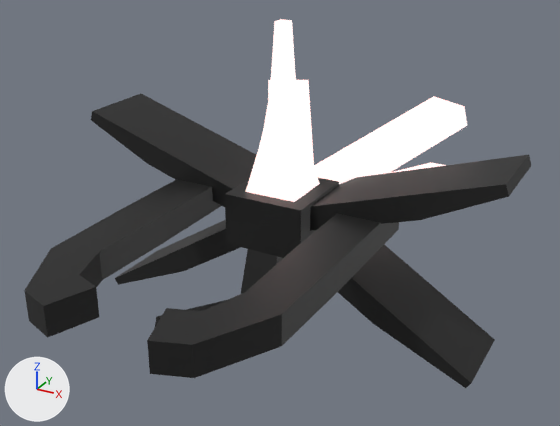
Renders of the FBX model Assets/Models/Enemy_Bishop.fbx from each side of a commit.
Rendered twice from a 50 mm camera at (8.21, -15.07, 7.86) aimed at (0.3, -0.69, 0.67). The axes (+X, +Y, +Z) are drawn at lower left. The lights are the same throughout. Where no turn or scale is listed for an object, it has been applied to the vertices.
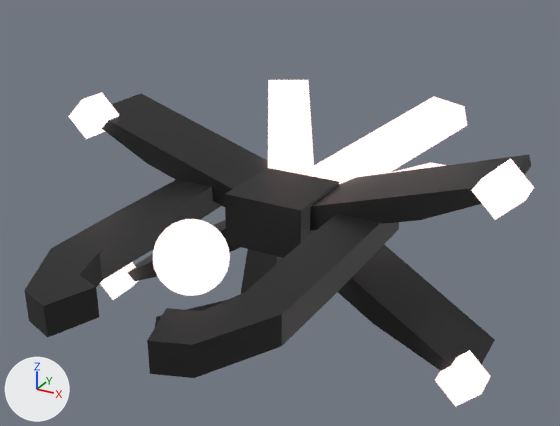
Where the newer file only moved an object's origin or applied its transform, the numbers keep the older frame.

Changed parts and their boxes [x1, y1, x2, y2] in the pictures (560 x 426 px):
'Cube.015', deleted: before [246, 19, 320, 202]
'Charge', added: after [153, 219, 230, 296]
'WingLight.001', added: after [471, 158, 534, 220]
'WingLightBot.001', added: after [435, 350, 491, 407]
'WingLight', added: after [68, 92, 119, 139]
'WingLightBot', added: after [100, 262, 138, 300]

Patch to the scene script:
```diff
--- a/Assets/Models/Enemy_Bishop.fbx.py
+++ b/Assets/Models/Enemy_Bishop.fbx.py
@@ me_sphere_002 @@
+me_sphere_002.from_pydata(...)  # a UV sphere (32 segments, 16 rings, poles along z) spanning x -0.76..0.76, y -0.76..0.76, z -0.76..0.76
+me_sphere_002.materials.append(mat_emissive)  # red #e74e2b
@@ me_cube_017_1 @@
+me_cube_017_1.from_pydata([(0.0, -0.371, 0.525), (0.525, -0.371, 0.0), (0.0, 0.371, 0.525), (0.525, 0.371, 0.0), (-0.525, -0.371, 0.0), (0.0, -0.371, -0.525), (-0.525, 0.371, 0.0), (0.0, 0.371, -0.525)], [], [(0, 1, 3, 2), (2, 3, 7, 6), (6, 7, 5, 4), (4, 5, 1, 0), (2, 6, 4, 0), (7, 3, 1, 5)])
+me_cube_017_1.materials.append(mat_emissive)  # red #e74e2b
@@ me_cube_009 @@
+me_cube_009.from_pydata([(0.0, -0.371, 0.525), (0.525, -0.371, 0.0), (0.0, 0.371, 0.525), (0.525, 0.371, 0.0), (-0.525, -0.371, 0.0), (0.0, -0.371, -0.525), (-0.525, 0.371, 0.0), (0.0, 0.371, -0.525)], [], [(0, 1, 3, 2), (2, 3, 7, 6), (6, 7, 5, 4), (4, 5, 1, 0), (2, 6, 4, 0), (7, 3, 1, 5)])
+me_cube_009.materials.append(mat_emissive)  # red #e74e2b
@@ me_cube_018_1 @@
+me_cube_018_1.from_pydata([(0.0, -0.371, 0.525), (-0.525, -0.371, 0.0), (0.0, 0.371, 0.525), (-0.525, 0.371, 0.0), (0.525, -0.371, 0.0), (0.0, -0.371, -0.525), (0.525, 0.371, 0.0), (0.0, 0.371, -0.525)], [], [(0, 2, 3, 1), (2, 6, 7, 3), (6, 4, 5, 7), (4, 0, 1, 5), (2, 0, 4, 6), (7, 5, 1, 3)])
+me_cube_018_1.materials.append(mat_emissive)  # red #e74e2b
@@ me_cube_019_1 @@
+me_cube_019_1.from_pydata([(0.0, -0.371, 0.525), (-0.525, -0.371, 0.0), (0.0, 0.371, 0.525), (-0.525, 0.371, 0.0), (0.525, -0.371, 0.0), (0.0, -0.371, -0.525), (0.525, 0.371, 0.0), (0.0, 0.371, -0.525)], [], [(0, 2, 3, 1), (2, 6, 7, 3), (6, 4, 5, 7), (4, 0, 1, 5), (2, 0, 4, 6), (7, 5, 1, 3)])
+me_cube_019_1.materials.append(mat_emissive)  # red #e74e2b
@@ ob_cube_015 @@
-ob_cube_015 = bpy.data.objects.new('Cube.015', me_cube_016)
-ob_cube_015.location = (0.0, 0.0, 3.64)
@@ ob_charge @@
+ob_charge = bpy.data.objects.new('Charge', me_sphere_002)
+ob_charge.location = (0.0, -3.81, 0.84)
@@ ob_winglightbot @@
+ob_winglightbot = bpy.data.objects.new('WingLightBot', me_cube_017_1)
+ob_winglightbot.location = (-4.85, -0.54, -2.43)
@@ ob_winglight @@
+ob_winglight = bpy.data.objects.new('WingLight', me_cube_009)
+ob_winglight.location = (-5.21, -0.54, 2.16)
@@ ob_winglight_001 @@
+ob_winglight_001 = bpy.data.objects.new('WingLight.001', me_cube_018_1)
+ob_winglight_001.location = (5.21, -0.54, 2.16)
@@ ob_winglightbot_001 @@
+ob_winglightbot_001 = bpy.data.objects.new('WingLightBot.001', me_cube_019_1)
+ob_winglightbot_001.location = (4.85, -0.54, -2.43)
```
